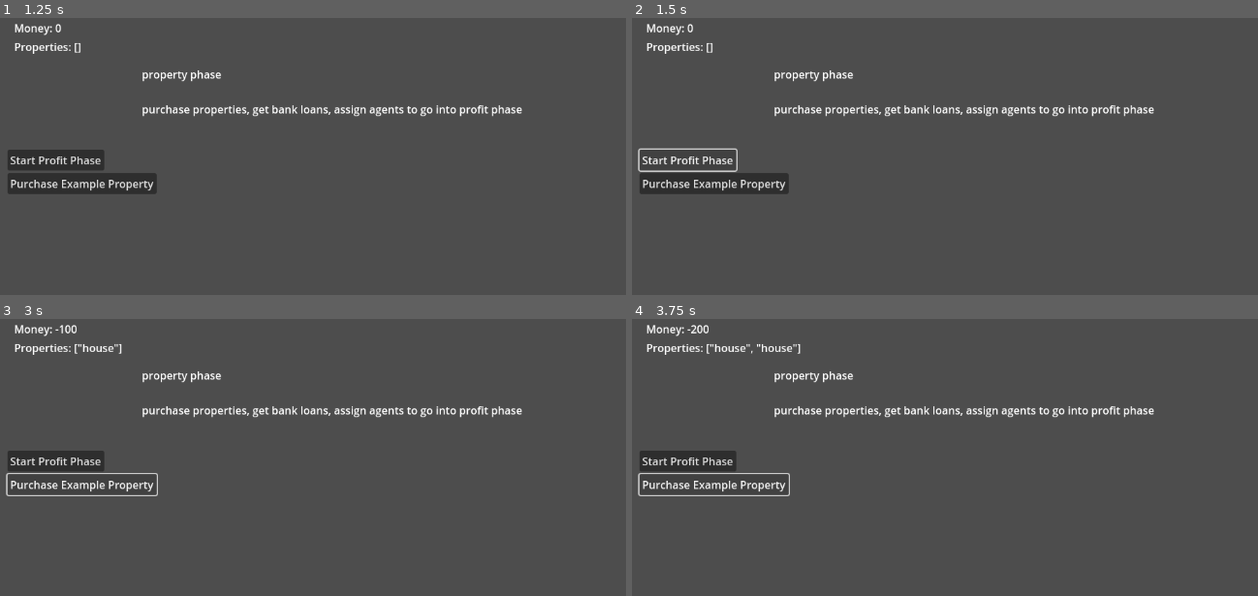
Above: before the commit, frames 1-4 (two rows, left to right).
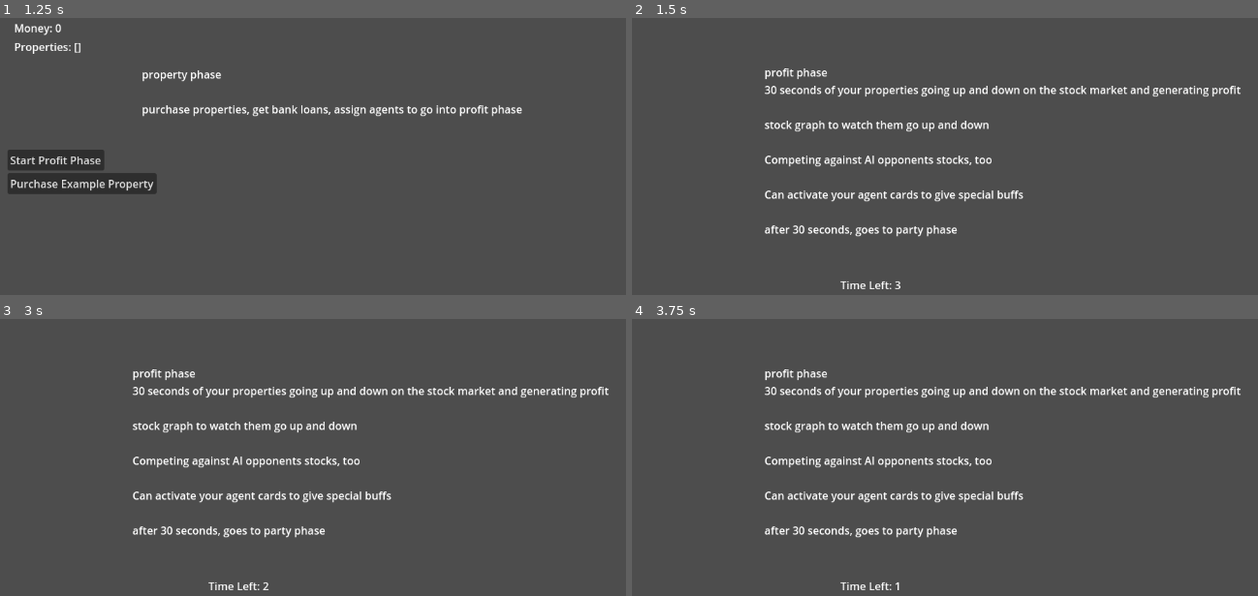
Above: after the commit, the same moments.

Repository: ARandomLemon/RushToRiches
Game: Godot game, scene res://start_menu.tscn
The game is run twice, just before and just after one commit, with the same random seed, the same clock (stepped at 60 frames per second) and the same inputs.
Inputs (mouse positions are in pixels of both pictures, inside the frame that each line leads up to):
- Up to frame 1 (1.25 s): click "Start" at 0.5 s
- Up to frame 2 (1.5 s): click "Start Profit Phase" at 1.25 s
- Up to frame 3 (3 s): click (56, 460) at 2 s, where only the run before the commit has a clickable "Start Profit Phase"; click (81, 485) at 2.75 s, where only the run before the commit has a clickable "Purchase Example Property"
- Up to frame 4 (3.75 s): click (713, 485) at 3.5 s, where only the run before the commit has a clickable "Purchase Example Property"

Frame 1 is identical in both runs. In frame 2, 7.4% of the frame differs, in the area x 0-98%, y 2-98%; in frame 3, 7.0%; in frame 4, 7.0%.

Commit message:
added phases

Diff:
--- a/party_phase.tscn
+++ b/party_phase.tscn
@@ -21,6 +21,7 @@
 script = ExtResource("1_x6qss")
 
 [node name="MarginContainer" type="MarginContainer" parent="UI"]
+layout_mode = 0
 offset_left = 27.0
 offset_right = 171.0
 offset_bottom = 107.0
@@ -35,3 +36,5 @@
 size_flags_horizontal = 0
 size_flags_vertical = 4
 text = "Go Back to Property Phase"
+
+[connection signal="pressed" from="UI/MarginContainer/VBoxContainer/Property Phase Button" to="UI" method="_on_property_phase_button_pressed"]
--- /dev/null
+++ b/profit_phase.gd
@@ -0,0 +1,22 @@
+extends Node2D
+
+var time_limit = 3
+var current_time = 3
+
+# Called when the node enters the scene tree for the first time.
+func _ready() -> void:
+	$Timer.start()
+	$TimerLabel.text = "Time Left: " + str(current_time)
+
+# Called every frame. 'delta' is the elapsed time since the previous frame.
+func _process(delta: float) -> void:
+	pass
+
+# timer times out every 1 second, to get more accurate time counter - Tym
+func _on_timer_timeout() -> void:
+	current_time = current_time - 1
+	if (current_time == 0):
+			current_time = 30
+			get_tree().change_scene_to_file("res://party_phase.tscn")
+	$TimerLabel.text = "Time Left: " + str(current_time)
+	$Timer.start()
--- a/profit_phase.tscn
+++ b/profit_phase.tscn
@@ -1,8 +1,10 @@
-[gd_scene load_steps=2 format=3 uid="uid://dncyymcjptm6v"]
+[gd_scene load_steps=3 format=3 uid="uid://c5hcix0tjhrhw"]
 
 [ext_resource type="Script" path="res://user_interface.gd" id="1_83wl0"]
+[ext_resource type="Script" path="res://profit_phase.gd" id="1_xv1ev"]
 
 [node name="Profit Phase" type="Node2D"]
+script = ExtResource("1_xv1ev")
 
 [node name="Node" type="Node" parent="."]
 
@@ -30,3 +32,14 @@
 offset_right = 1364.0
 offset_bottom = 736.0
 script = ExtResource("1_83wl0")
+
+[node name="Timer" type="Timer" parent="."]
+
+[node name="TimerLabel" type="Label" parent="."]
+offset_left = 326.0
+offset_top = 405.0
+offset_right = 366.0
+offset_bottom = 428.0
+text = "Time Left:"
+
+[connection signal="timeout" from="Timer" to="." method="_on_timer_timeout"]
--- a/property_phase.tscn
+++ b/property_phase.tscn
@@ -65,4 +65,5 @@
 purchase properties, get bank loans, assign agents to go into profit phase
 "
 
+[connection signal="pressed" from="UI/MarginContainer/VBoxContainer/Profit Phase Button" to="UI" method="_on_profit_phase_button_pressed"]
 [connection signal="pressed" from="UI/MarginContainer/VBoxContainer/Buy Example Button" to="UI" method="_on_buy_example_button_pressed"]
--- a/user_interface.gd
+++ b/user_interface.gd
@@ -26,3 +26,11 @@
 
 	$MoneyLabel.text = "Money: " + str(Globals.money)
 	$PropertyLabel.text = "Properties: " + str(Globals.property_array)
+
+
+func _on_profit_phase_button_pressed() -> void:
+	get_tree().change_scene_to_file("res://profit_phase.tscn")
+
+
+func _on_property_phase_button_pressed() -> void:
+	get_tree().change_scene_to_file("res://property_phase.tscn")
Not shown: 1 places in party_phase.tscn that only renumber resources
Not shown: 1 places in property_phase.tscn that only renumber resources
Not shown: 1 places in start_menu.tscn that only renumber resources
